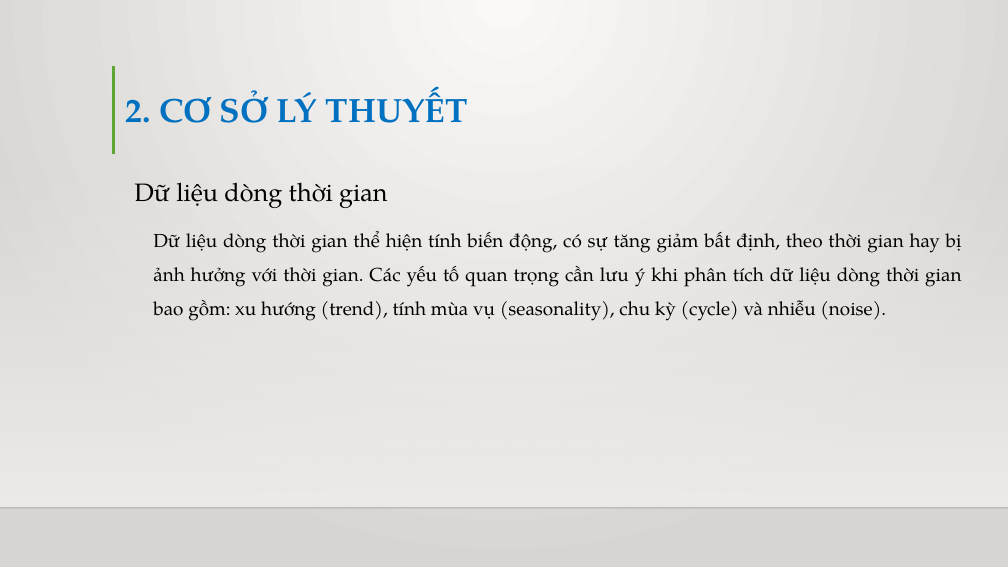
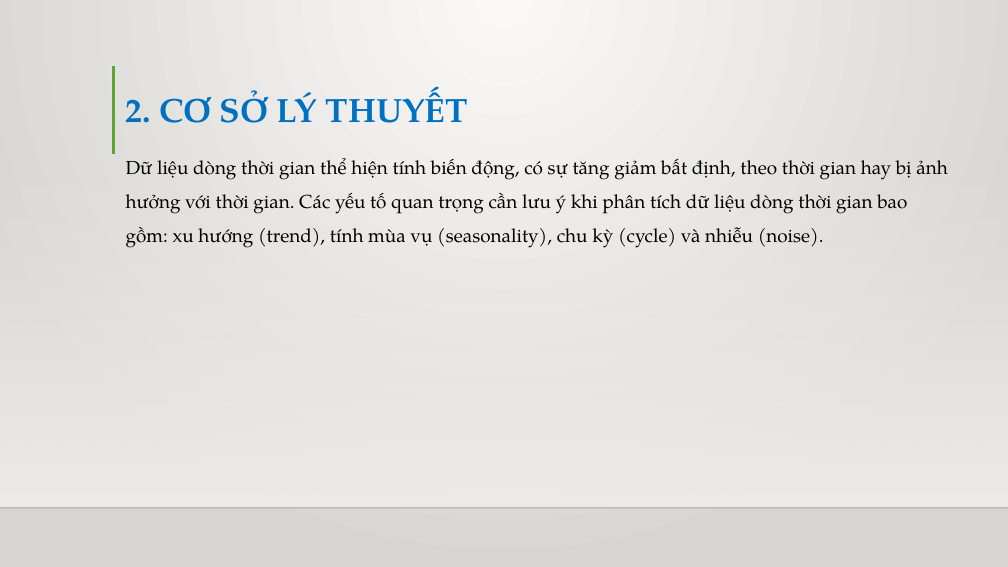
Before and after one commit to truyenda20ttb/cn-da20ttb-lethanhtruyen-lstm-python, a slide deck: slide 13 of thesis/abs/BÁO CÁO ĐỒ ÁN CHUYÊN NGÀNH.pptx (slide 12 before the commit). Drawn at 1008x567 pixels with LibreOffice and Linux fonts; fonts in the diff are those of the drawing; background and template pictures are left out. Boxes give left, top, right and bottom in pixels: in the first picture for what was removed or moved away, otherwise in the second. Text is boxed around its words. In the diff, an @@ line names an element or a change of style, - is before the commit and + after.

```diff
--- a/thesis/abs/BÁO CÁO ĐỒ ÁN CHUYÊN NGÀNH.pptx
+++ b/thesis/abs/BÁO CÁO ĐỒ ÁN CHUYÊN NGÀNH.pptx
@@ text "Dữ liệu dòng thời gian ...": place and size @@
-text "Dữ liệu dòng thời gian ..." at <box>134,182,962,321</box>
+text "Dữ liệu dòng thời gian ..." at <box>126,158,947,248</box>
@@ text "Dữ liệu dòng thời gian ..." at <box>126,158,947,248</box>: alignment justified to left; indent changed @@
@@ text at <box>134,182,388,208</box>: paragraph removed @@
-Dữ liệu dòng thời gian
```
Also in this commit, not shown: 16 other slides changed, 2 slides added, 2 slides removed.
